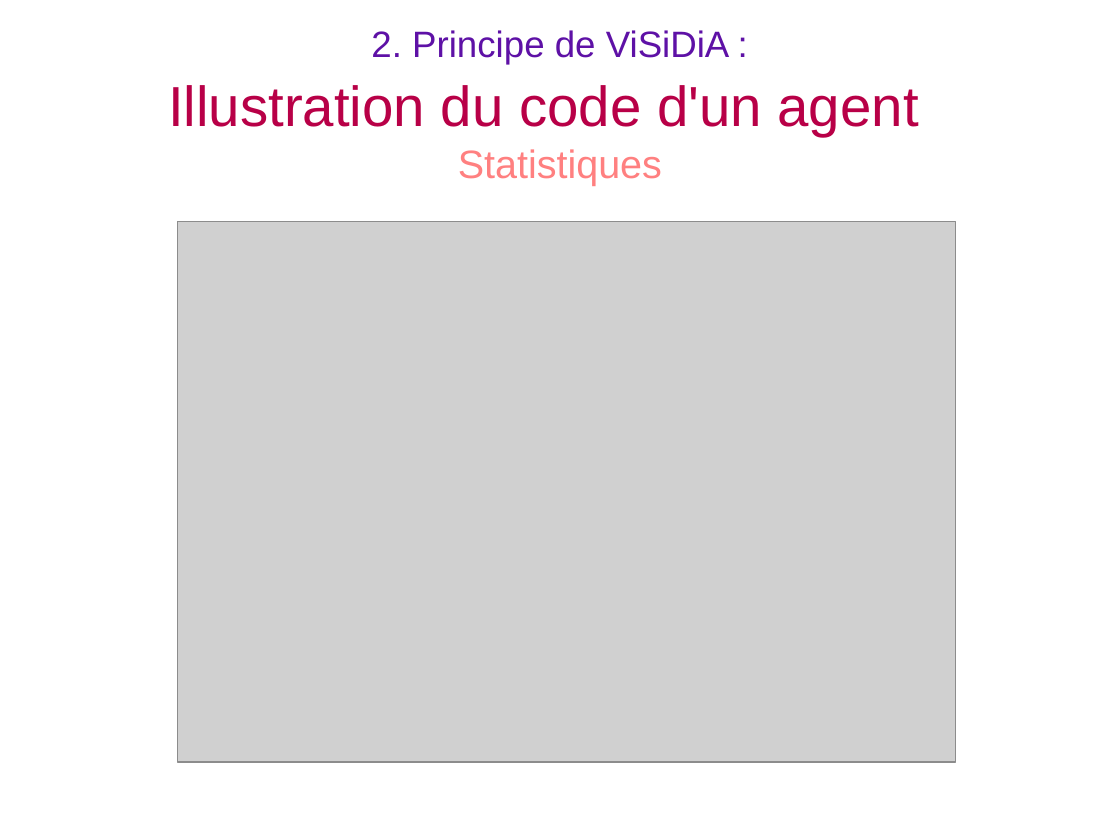
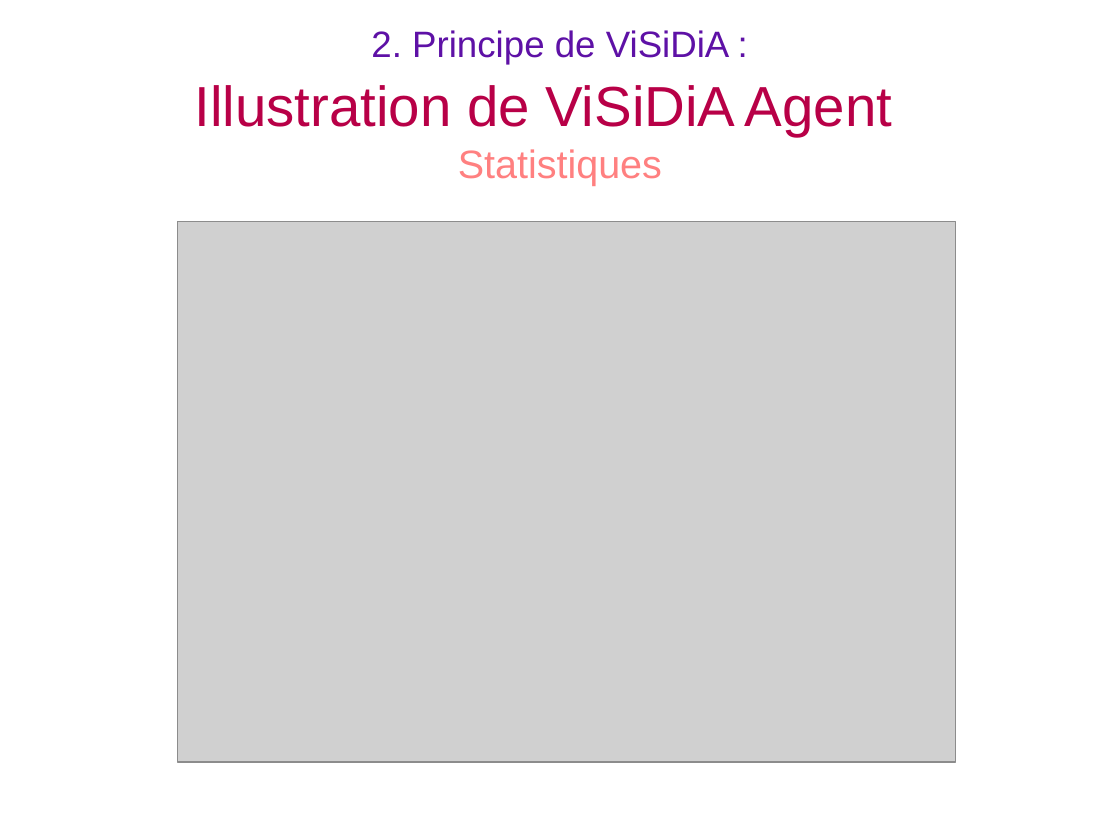
Before and after one commit to BackupTheBerlios/visidia-svn, a slide deck: slide 15 of trunk/doc/soutenance/soutenance.odp (slide 17 before the commit). Drawn at 1120x840 pixels with LibreOffice and Linux fonts; fonts in the diff are those of the drawing; grey boxes stand for pictures. Boxes give left, top, right and bottom in pixels: in the first picture for what was removed or moved away, otherwise in the second. Text is boxed around its words. In the diff, an @@ line names an element or a change of style, - is before the commit and + after.

```diff
--- a/trunk/doc/soutenance/soutenance.odp
+++ b/trunk/doc/soutenance/soutenance.odp
@@ title at <box>195,30,892,186</box>: text changed @@
-2. Principe de ViSiDiA :
-Illustration du code d'un agent
-Statistiques
+2. Principe de ViSiDiA :
+Illustration de ViSiDiA Agent
+Statistiques
```
Also in this commit, not shown: 7 other slides changed, 3 slides added, 3 slides removed, 3 other files.
